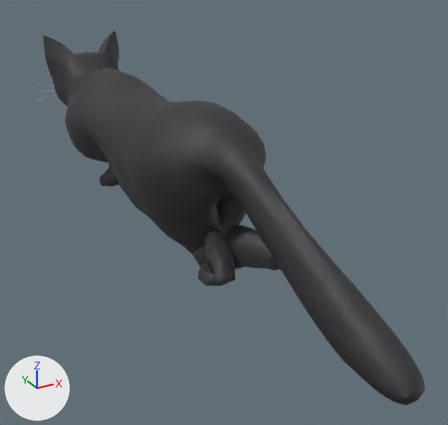
The FBX model Draho/Assets/_Draho/Art/Cat/Drahomil.fbx: old version first, new version second.
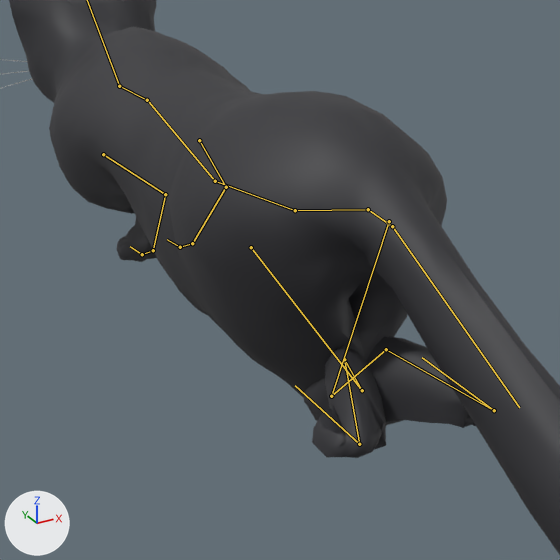
There are two pictures of each version: one whole from a 50 mm camera at (-0.24, -0.57, 0.295) aimed at (0.034, -0.071, 0.046), one close up on the part from 9% to 72% of the width and 13% to 79% of the height. The axes (+X, +Y, +Z) are drawn at lower left. The lights are the same throughout. The last two pictures show the newer version. Both versions are drawn at frame 11 of the action 'DrahomilRig|CrouchIdle'; the numbers are the values there. The bones that change, and the others that lie on the model, are drawn over the model as lines in the close-ups.

Names of what the first close-up shows: 'DrahomilBody'.
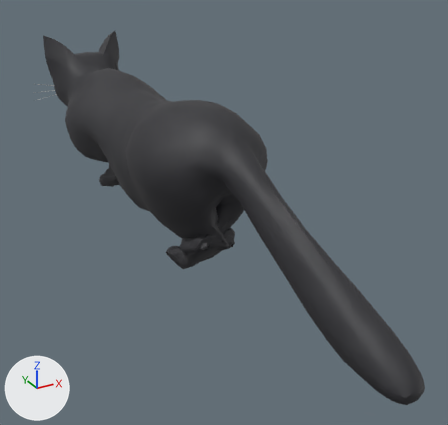
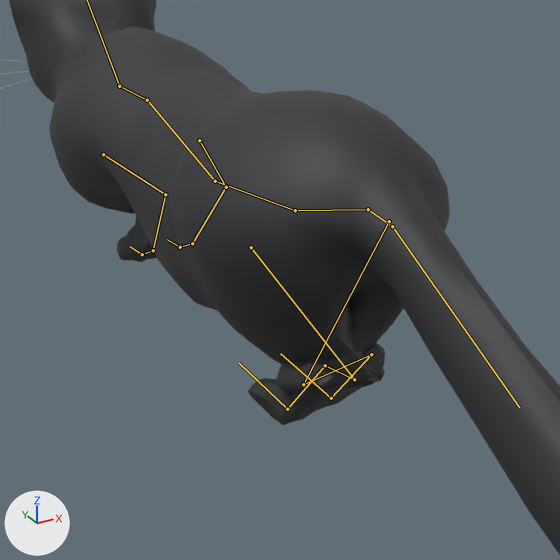
Changed parts and their boxes (x1, y1, x2, y2) in the close-ups (560 x 560 px):
'DrahomilBody', posed
    both: (0, 0, 560, 555)
bone 'Thigh.L', root to tip
    before: (251, 247) to (362, 390)
    after: (251, 247) to (354, 379)
bone 'Shin.L', root to tip
    before: (362, 390) to (344, 359)
    after: (354, 379) to (325, 365)
bone 'Foot.L', root to tip
    before: (344, 359) to (359, 444)
    after: (325, 365) to (287, 409)
bone 'Toe.L', root to tip
    before: (359, 444) to (295, 385)
    after: (287, 409) to (239, 363)
bone 'Thigh.R', root to tip
    before: (389, 221) to (331, 396)
    after: (389, 221) to (303, 384)
bone 'Shin.R', root to tip
    before: (331, 396) to (386, 349)
    after: (303, 384) to (371, 354)
bone 'Foot.R', root to tip
    before: (386, 349) to (494, 410)
    after: (371, 354) to (331, 398)
bone 'Toe.R', root to tip
    before: (494, 410) to (422, 357)
    after: (331, 398) to (280, 353)

The change, as a list of edits to the scene's bpy script:
```text
Change bone_thigh_l:
    where bone_thigh_l = bpy.data.objects['DrahomilRig'].pose.bones['Thigh.L']  # child of 'Root'
    bone_thigh_l.rotation_quaternion: (0.982, 0.182, -0.043, -0.035) -> (0.976, 0.209, 0.005, 0.056)  # degrees (21, -4, -5) -> degrees (24, -1, 6)
Change bone_shin_l:
    where bone_shin_l = bpy.data.objects['DrahomilRig'].pose.bones['Shin.L']  # child of 'Thigh.L'
    bone_shin_l.rotation_quaternion: (0.49, 0.827, 0.019, -0.275) -> (0.46, 0.753, 0.0, -0.471)  # degrees (115, 28, -16) -> degrees (101, 45, -38)
Change bone_foot_l:
    where bone_foot_l = bpy.data.objects['DrahomilRig'].pose.bones['Foot.L']  # child of 'Shin.L'
    bone_foot_l.rotation_quaternion: (1.0, 0.0, 0.0, 0.0) -> (0.676, 0.568, 0.0, 0.469)  # degrees (0, 0, 0) -> degrees (65, -32, 49)
Change bone_toe_l:
    where bone_toe_l = bpy.data.objects['DrahomilRig'].pose.bones['Toe.L']  # child of 'Foot.L'
    bone_toe_l.rotation_quaternion: (0.502, 0.787, 0.0, 0.358) -> (0.849, -0.302, 0.0, 0.433)  # degrees (107, -34, 26) -> degrees (-32, 15, 50)
Change bone_thigh_r:
    where bone_thigh_r = bpy.data.objects['DrahomilRig'].pose.bones['Thigh.R']  # child of 'Root'
    bone_thigh_r.rotation_quaternion: (0.98, -0.192, 0.045, -0.039) -> (0.969, -0.242, -0.011, 0.054)  # degrees (-22, 4, -5) -> degrees (-28, 0, 6)
Change bone_shin_r:
    where bone_shin_r = bpy.data.objects['DrahomilRig'].pose.bones['Shin.R']  # child of 'Thigh.R'
    bone_shin_r.rotation_quaternion: (0.495, 0.808, -0.019, 0.317) -> (0.48, 0.719, 0.0, 0.503)  # degrees (111, -32, 20) -> degrees (93, -46, 44)
Change bone_foot_r:
    where bone_foot_r = bpy.data.objects['DrahomilRig'].pose.bones['Foot.R']  # child of 'Shin.R'
    bone_foot_r.rotation_quaternion: (1.0, 0.0, 0.0, 0.0) -> (0.71, 0.544, 0.0, -0.447)  # degrees (0, 0, 0) -> degrees (62, 29, -47)
Change bone_toe_r:
    where bone_toe_r = bpy.data.objects['DrahomilRig'].pose.bones['Toe.R']  # child of 'Foot.R'
    bone_toe_r.rotation_quaternion: (0.519, 0.746, 0.0, -0.418) -> (0.867, -0.298, 0.0, -0.399)  # degrees (98, 39, -34) -> degrees (-32, -14, -45)
```
